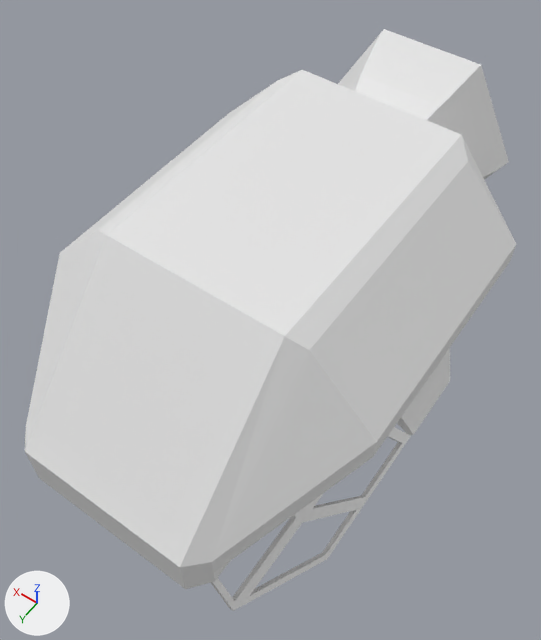
The Blender file assets/blender/spaceship.blend as it was, and as the next commit left it.
The view is the same before and after, from a 50 mm lens placed at (-5.23, 6.66, 11.94), pointed at (0.11, -0.83, 0.18). Lighting does not change. The marker at lower left points along +X, +Y and +Z. The first picture is the older version.

Before the edit, the objects in view are built like this:
```python
me_circle = bpy.data.meshes.new('Circle')
me_circle.from_pydata(...)  # 118 vertices, 116 faces; spans x 0.27..1.43, y 1.25..2.27, z -0.47..1.56
me_cube_001 = bpy.data.meshes.new('Cube.001')
me_cube_001.from_pydata(...)  # 194 vertices, 206 faces; spans x -3.33..3.33, y -5.2..4.12, z -0.5..3.45
me_cube_002 = bpy.data.meshes.new('Cube.002')
me_cube_002.from_pydata(...)  # 28 vertices, 8 faces; spans x -3.33..3.33, y -3.77..3.85, z 0.51..3.26
me_cube_007 = bpy.data.meshes.new('Cube.007')
me_cube_007.from_pydata(...)  # 144 vertices, 164 faces; spans x -3.03..3.03, y -3.3..3.77, z -2.51..-0.37
me_cube_011 = bpy.data.meshes.new('Cube.011')
me_cube_011.from_pydata(...)  # 20 vertices, 18 faces; spans x -1.22..1.22, y 2.67..3.58, z 0.5..0.71
me_plane_001 = bpy.data.meshes.new('Plane.001')
me_plane_001.from_pydata(...)  # 16 vertices, 16 faces; spans x -1.013..-0.335, y 2.919..3.377, z 0.668..1.154
ob_body = bpy.data.objects.new('Body', me_cube_001)
ob_body.location = (0.0, 0.0, 0.0)
ob_chair = bpy.data.objects.new('Chair', me_circle)
ob_chair.location = (0.0, 0.0, 0.0)
ob_dashboard = bpy.data.objects.new('dashboard', me_cube_011)
ob_dashboard.location = (0.0, 0.0, 0.0)
ob_display_frame = bpy.data.objects.new('display_frame', me_plane_001)
ob_display_frame.location = (0.0, 0.0, 0.0)
ob_landinggear = bpy.data.objects.new('LandingGear', me_cube_007)
ob_landinggear.location = (0.0, 0.0, 0.0)
ob_windows = bpy.data.objects.new('Windows', me_cube_002)
ob_windows.location = (0.0, 0.0, 0.0)
# also in view: 'Fins' at (0.0, -1.62, 0.22); 'Nozzle' at (0.0, -5.5, 1.65)
```
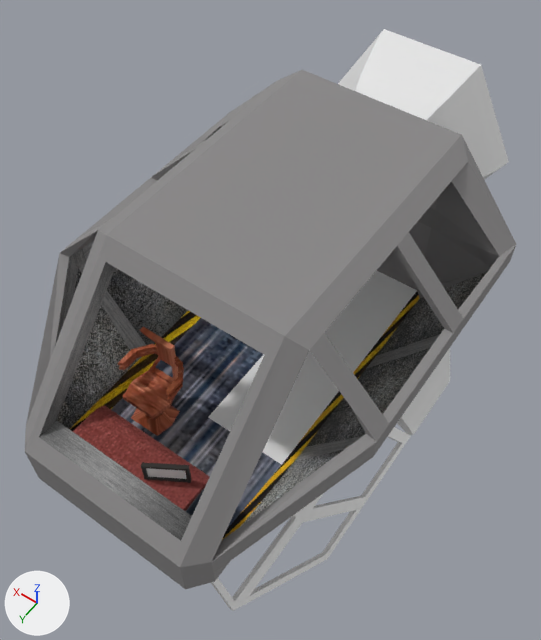
What differs and where, as boxes (x1, y1, x2, y2) in the pictures (541 x 640 px):
```json
{"object": "Body", "change": "recoloured, surface changed", "before": [25, 70, 516, 589], "after": [25, 70, 516, 589], "on screen": "white to grey"}
{"object": "Windows", "change": "hidden", "before": [26, 82, 516, 561]}
{"object": "dashboard", "change": "recoloured, surface changed", "before": [73, 406, 210, 511], "after": [73, 406, 210, 511]}
{"object": "Chair", "change": "recoloured, surface changed", "before": [118, 327, 184, 436], "after": [118, 327, 184, 436]}
{"object": "display_frame", "change": "recoloured", "before": [141, 462, 191, 483], "after": [141, 462, 191, 483]}
{"part": 2, "of": "me_circle", "change": "surface changed", "after": [118, 327, 184, 436], "on screen": "brown"}
{"part": 3, "of": "me_cube_011", "change": "surface changed", "after": [73, 406, 210, 511], "on screen": "brown"}
{"object": "Ramp", "change": "unchanged, uncovered by the edit", "after": [208, 270, 417, 465]}
```

Scene script edits in JSON lines:
```json
{"op": "add", "block": "img_texture_png", "code": ["img_texture_png = load_image('texture.png', '../../textures/texture.png', 500, 500, 'sRGB')"]}
{"op": "add", "block": "mat_material", "code": ["mat_material = principled_material('Material')", "mat_material.texture = img_texture_png", "mat_material.roughness = 1.0"]}
{"block": "me_cube_001", "where": "me_cube_001.from_pydata(...)  # 194 vertices, 206 faces; spans x -3.33..3.33, y -5.2..4.12, z -0.5..3.45"}
{"block": "me_cube_001", "where": "# used by ob_body; location = (0.0, 0.0, 0.0)"}
{"block": "me_cube_001", "change": "me_cube_001 part 1: texture (UV) coordinates of 206 of 206 faces, centred in x -3.33..3.33, y -5.2..4.12, z -0.5..3.45, changed; they spanned u 0.0..0.88, v 0.0..1.0 and now span u -0.01..0.98, v 0.0..1.0"}
{"op": "add", "block": "me_cube_001", "code": "me_cube_001.materials.append(mat_material)  # picture img_texture_png"}
{"block": "me_circle", "where": "me_circle.from_pydata(...)  # 118 vertices, 116 faces; spans x 0.27..1.43, y 1.25..2.27, z -0.47..1.56"}
{"block": "me_circle", "where": "# used by ob_chair; location = (0.0, 0.0, 0.0)"}
{"block": "me_circle", "change": "me_circle part 2: texture (UV) coordinates of 116 of 116 faces, centred in x 0.27..1.43, y 1.29..2.27, z -0.47..1.56, changed; they spanned u 0.0..0.88, v 0.0..1.0 and now span u 0.53..0.73, v 0.17..0.35"}
{"op": "add", "block": "me_circle", "code": "me_circle.materials.append(mat_material)  # picture img_texture_png"}
{"block": "me_cube_011", "where": "me_cube_011.from_pydata(...)  # 20 vertices, 18 faces; spans x -1.22..1.22, y 2.67..3.58, z 0.5..0.71"}
{"block": "me_cube_011", "where": "# used by ob_dashboard; location = (0.0, 0.0, 0.0)"}
{"block": "me_cube_011", "change": "me_cube_011 part 3: texture (UV) coordinates of 18 of 18 faces, centred in x -1.22..1.22, y 2.7..3.58, z 0.52..0.69, changed; they spanned u 0.12..0.88, v 0.0..1.0 and now span u 0.81..0.99, v 0.49..0.58"}
{"op": "add", "block": "me_cube_011", "code": "me_cube_011.materials.append(mat_material)  # picture img_texture_png"}
{"block": "me_plane_001", "where": "me_plane_001.from_pydata(...)  # 16 vertices, 16 faces; spans x -1.013..-0.335, y 2.919..3.377, z 0.668..1.154"}
{"op": "add", "block": "me_plane_001", "code": "me_plane_001.materials.append(mat_material)  # picture img_texture_png"}
{"op": "add", "block": "ob_windows", "code": "ob_windows.hide_set(True)"}
```
